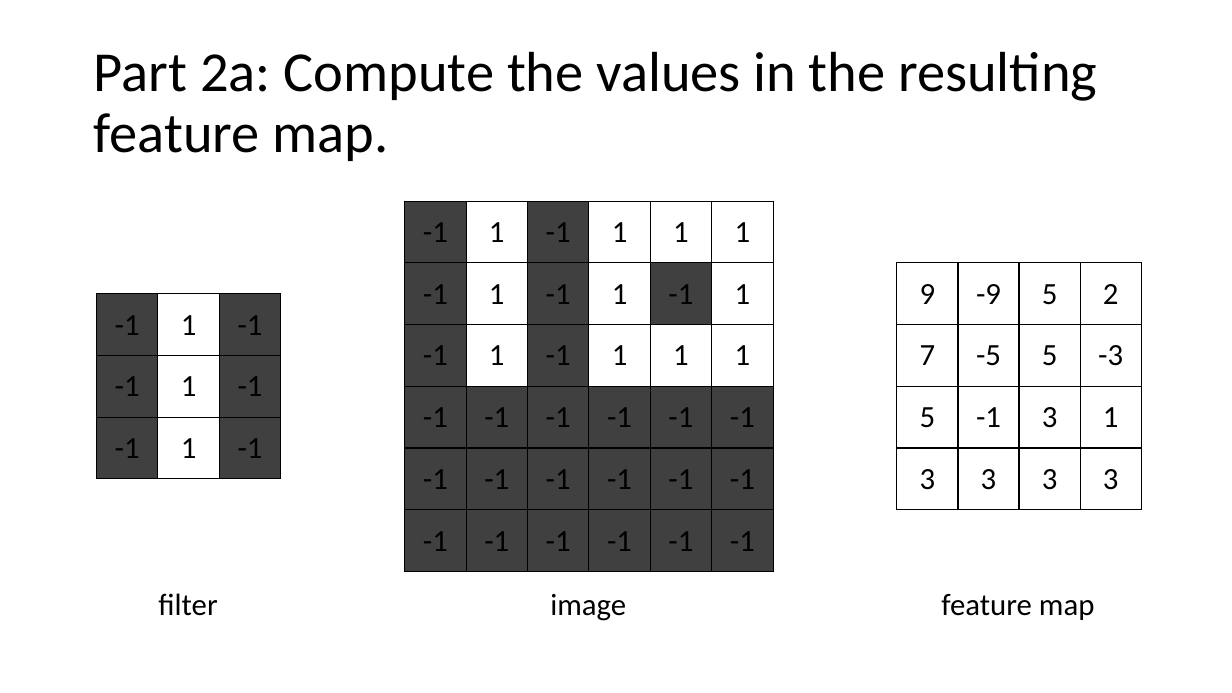
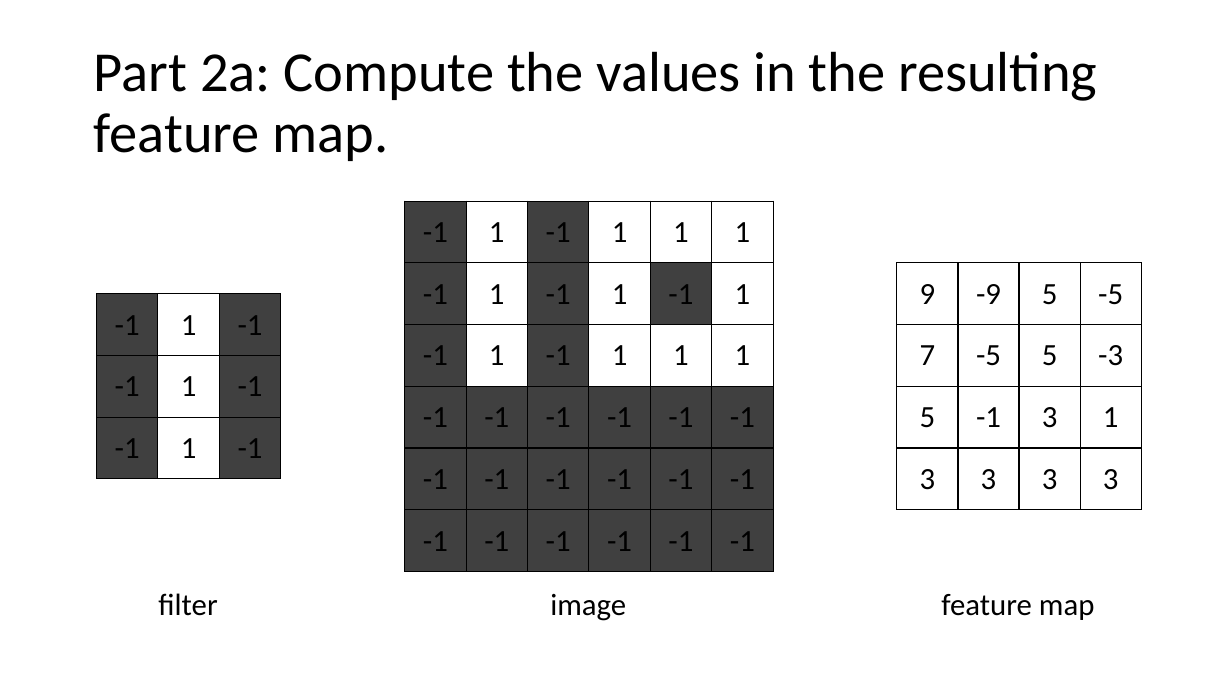
Before and after one commit to mengelhard/bsrt_ml4h, a slide deck: slide 4 of lectures/activity7_key.pptx. Drawn at 1232x693 pixels with LibreOffice and Linux fonts; fonts in the diff are those of the drawing. Boxes give left, top, right and bottom in pixels: in the first picture for what was removed or moved away, otherwise in the second. Text is boxed around its words. In the diff, an @@ line names an element or a change of style, - is before the commit and + after.

```diff
--- a/lectures/activity7_key.pptx
+++ b/lectures/activity7_key.pptx
@@ table at (897,263,1141,510) @@
-row 1, column 4: 2
+row 1, column 4: -5
```
Also in this commit, not shown: 1 other file.
